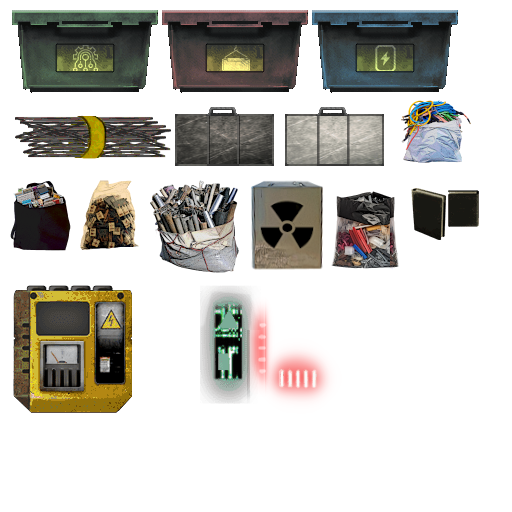
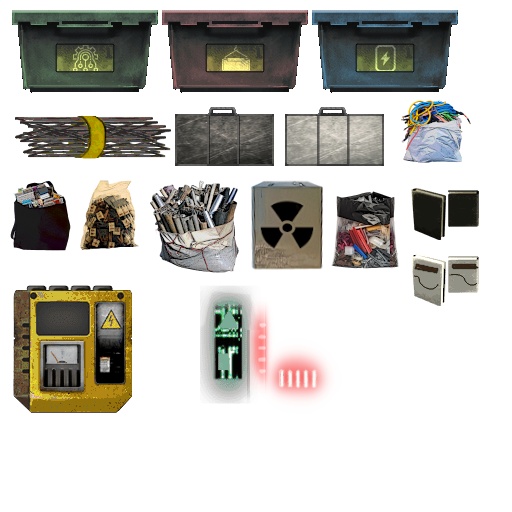
Layer changes from the first 512 × 512 image to the second:
added layer "IMPORTANT" (15%) above "Pirate Base" over [415, 265, 476, 272]
added layer "Pirate Base" above "Pasted Layer copy" over [414, 263, 479, 290]
added layer "Pasted Layer copy" above "Pasted Layer" over [412, 254, 479, 306]
